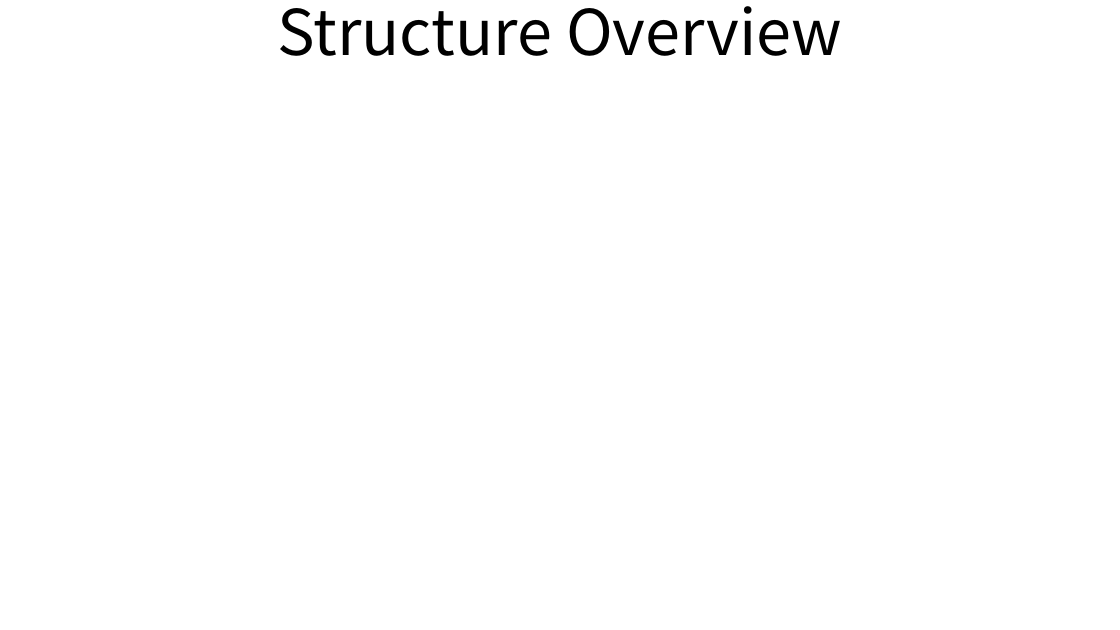
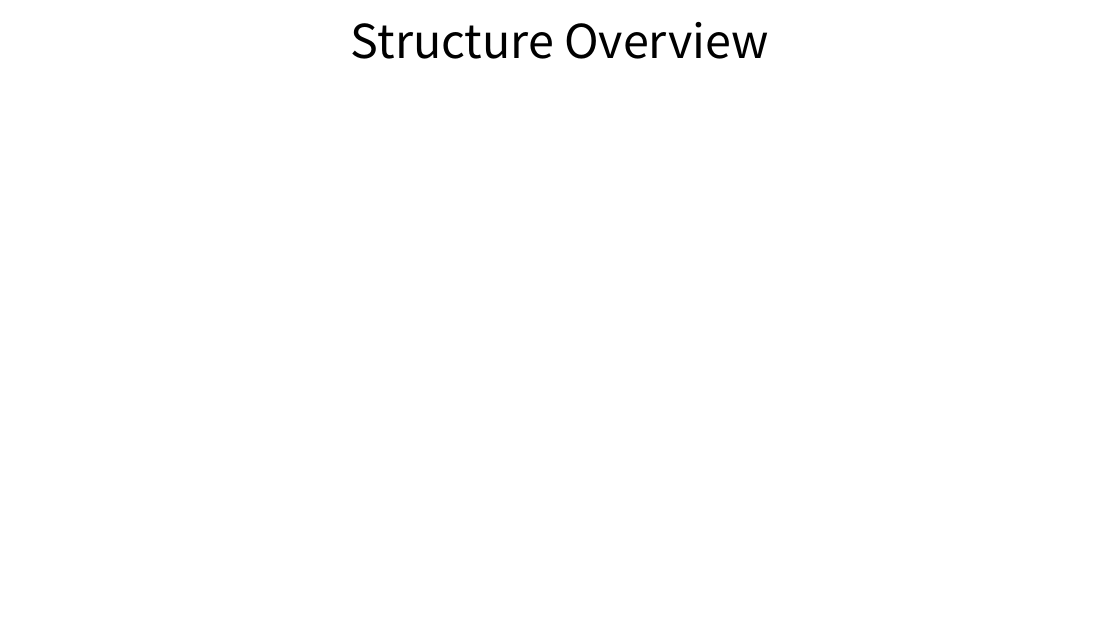
Before and after one commit to thcui/book-exchange, a slide deck: slide 2 of presentation-book-exchange.pptx. Drawn at 1120x630 pixels with LibreOffice and Linux fonts; fonts in the diff are those of the drawing. Boxes give left, top, right and bottom in pixels: in the first picture for what was removed or moved away, otherwise in the second. Text is boxed around its words. In the diff, an @@ line names an element or a change of style, - is before the commit and + after.

Commit message:
add genres API to structure diagram

```diff
--- a/presentation-book-exchange.pptx
+++ b/presentation-book-exchange.pptx
@@ title "Structure Overview" at [351, 22, 768, 59]: size 54 to 40 pt @@
```
Also in this commit, not shown: 7 other slides changed, 6 other files.
